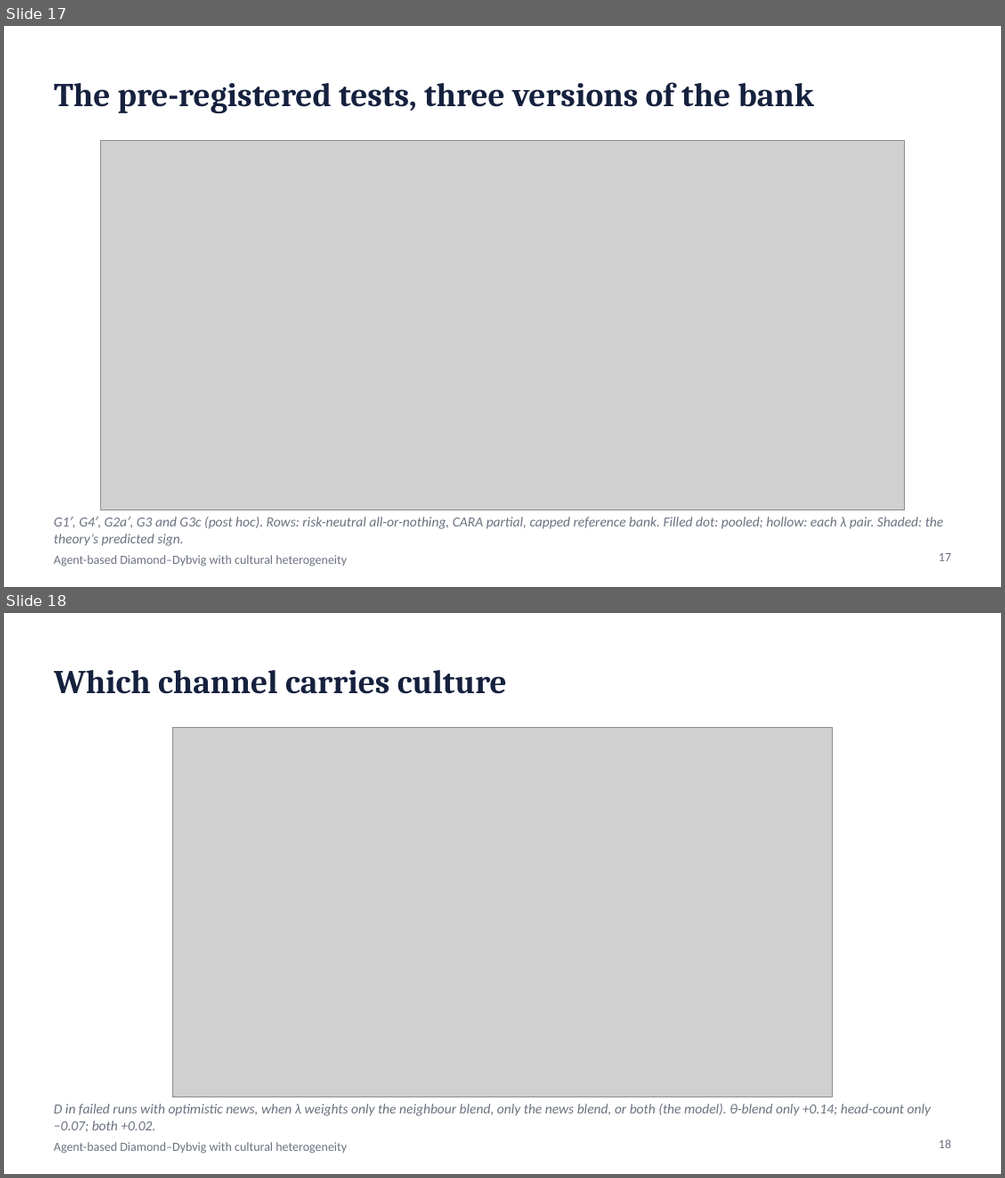
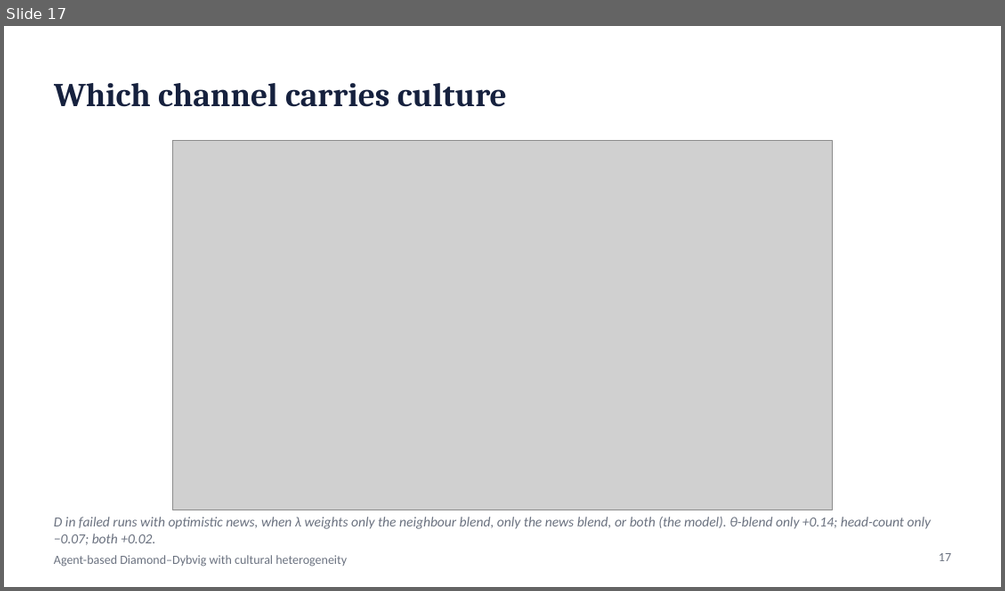
Before and after one commit to wlstover/BankRuns5, a slide deck: docs/deck_2026-10-26_seminar.pptx. Shown one above the other, each under a label of ours: slides 17 and 18 before the commit, slide 17 after it. The pictures are 1005x1178 and 1005x591 pixels, drawn with LibreOffice and Linux fonts; fonts in the diff are those of the drawing; grey boxes stand for pictures. Boxes give left, top, right and bottom in pixels: in the first picture for what was removed or moved away, otherwise in the second. Text is boxed around its words. In the diff, an @@ line names an element or a change of style, - is before the commit and + after.

```diff
--- a/docs/deck_2026-10-26_seminar.pptx
+++ b/docs/deck_2026-10-26_seminar.pptx
@@ slide 17 removed at <box>4,26,1001,587</box>, background #FFFFFF; not listed: 1 template element that a slide beside it also shows @@
@@ title removed at <box>54,82,814,114</box> @@
-The pre-registered tests, three versions of the bank
@@ picture removed at <box>101,141,905,509</box> @@
@@ text removed at <box>54,516,944,546</box> @@
-G1′, G4′, G2a′, G3 and G3c (post hoc). Rows: risk-neutral all-or-nothing, CARA partial, capped reference bank. Filled dot: pooled; hollow: each λ pair. Shaded: the theory’s predicted sign.
@@ page number removed at <box>938,553,951,561</box> @@
-17
@@ what was slide 18 is now slide 17 @@
@@ page number at <box>938,553,951,561</box>: text changed @@
-18
+17
```
Also in this commit, not shown: 1 slide changed, 2 other slides removed, 2 other files.
